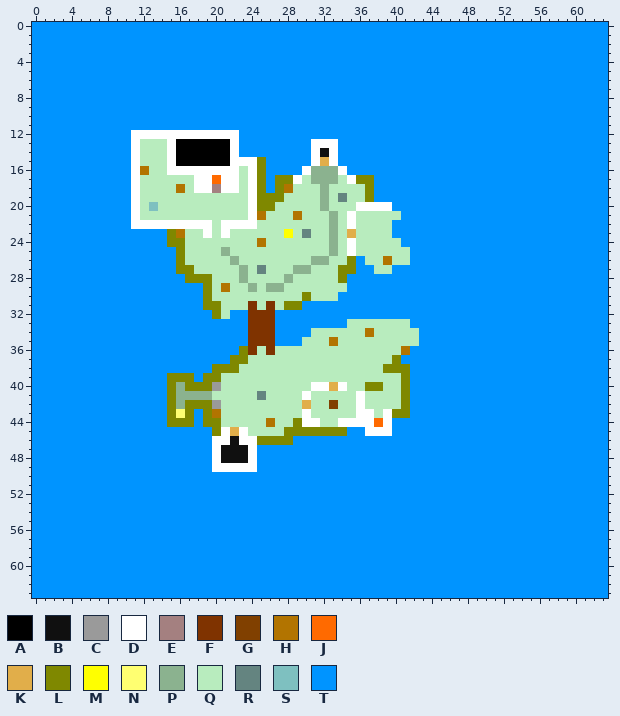
Two versions of one pixel-art sprite, res/levels/island.png. This is how it looked before the edit.
The file is 64x64 pixels.
Palette (. is transparent): A #000000  B #101010  C #9a9a9a  D #ffffff  E #a48080  F #7f3300  G #804000  H #b27400  J #ff6a00  K #e1ae4a  L #7f8800  M #ffff00  N #ffff71  P #8bb28f  Q #b8ecbe  R #648480  S #7ec0c0  T #0094ff
And afterwards:
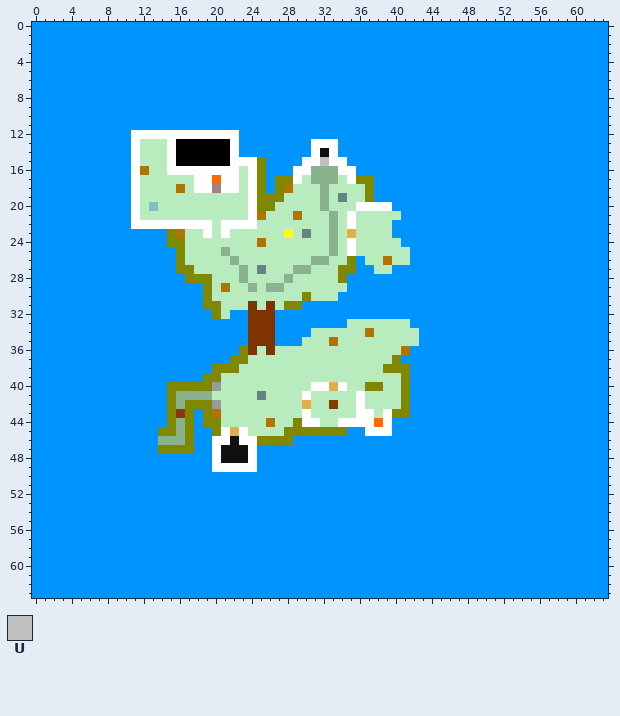
Colours new in this view: U #c0c0c0
Difference:
colour N: #ffff71 -> #873800
y 15: x 30 T -> D; x 32 K -> U; x 34 T -> D
y 16: x 29 T -> D; x 35 T -> D
y 39: x 15..17 LLL -> TTT
y 40: x 16 P -> L
y 44: x 16 L -> P
y 45: x 14..17 TTTT -> LLPL
y 46: x 14..17 TTTT -> PPPL
y 47: x 14..17 TTTT -> LLLL
Boxes around the changes in both pictures, in picture pixels (x1, y1, x2, y2):
changed: (293, 157, 356, 175)
changed: (158, 373, 194, 454)
